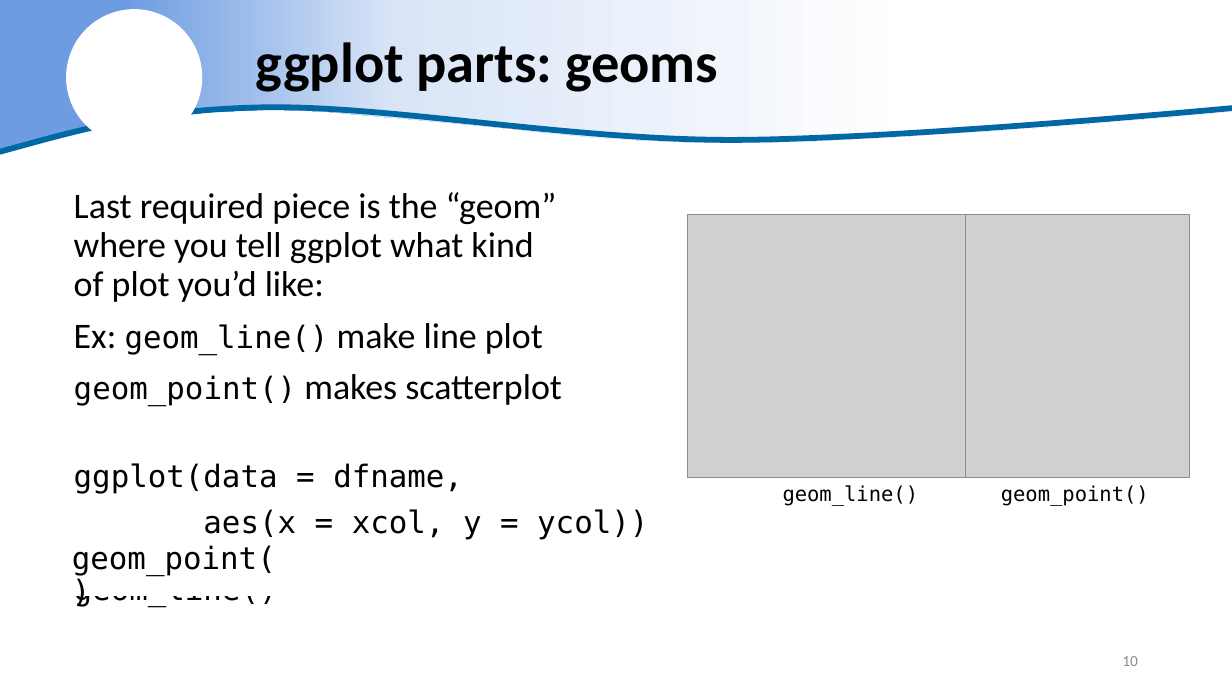
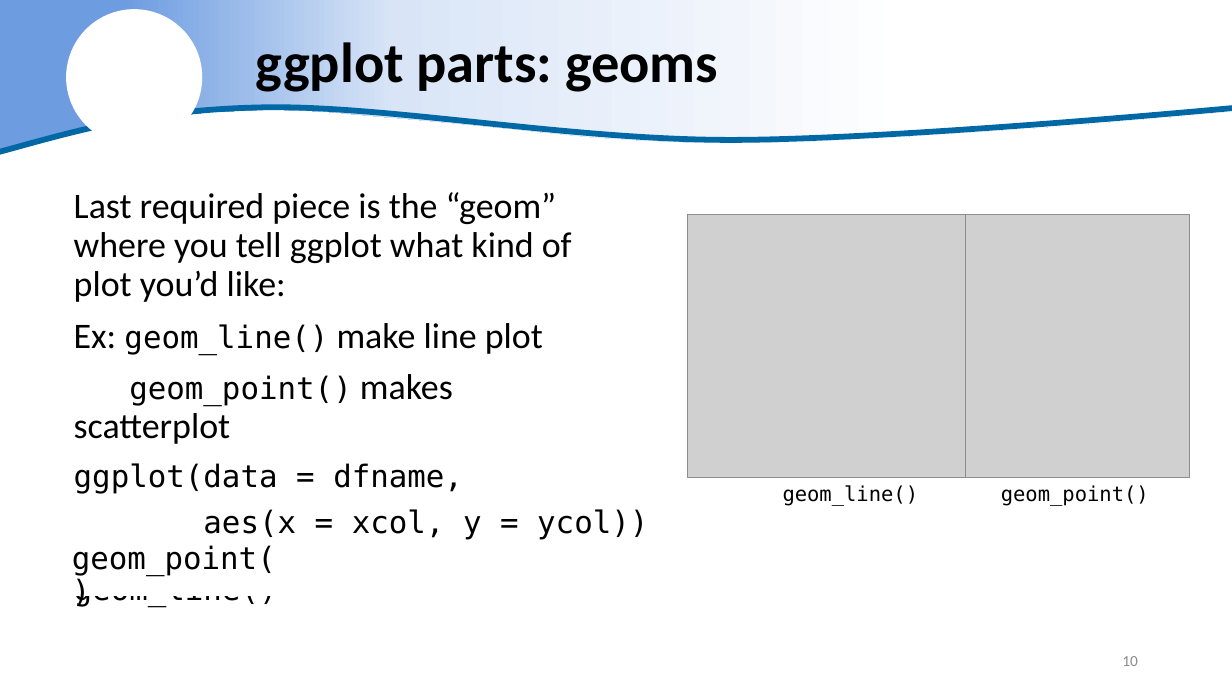
Before and after one commit to justinpriest/ADFG_R_Intro_Workshop, a slide deck: slide 10 of presentations/7 - Amazing Charts & How to Make Them.pptx. Drawn at 1232x693 pixels with LibreOffice and Linux fonts; fonts in the diff are those of the drawing; grey boxes stand for pictures; background and template pictures are left out. Boxes give left, top, right and bottom in pixels: in the first picture for what was removed or moved away, otherwise in the second. Text is boxed around its words. In the diff, an @@ line names an element or a change of style, - is before the commit and + after.

```diff
--- a/presentations/7 - Amazing Charts & How to Make Them.pptx
+++ b/presentations/7 - Amazing Charts & How to Make Them.pptx
@@ text "Last required piece is the ..." rewrapped from box(74, 192, 562, 406) to box(74, 192, 572, 444) @@
```
Also in this commit, not shown: 11 other slides changed, 1 slide added, 3 slides removed, 1 other file.
